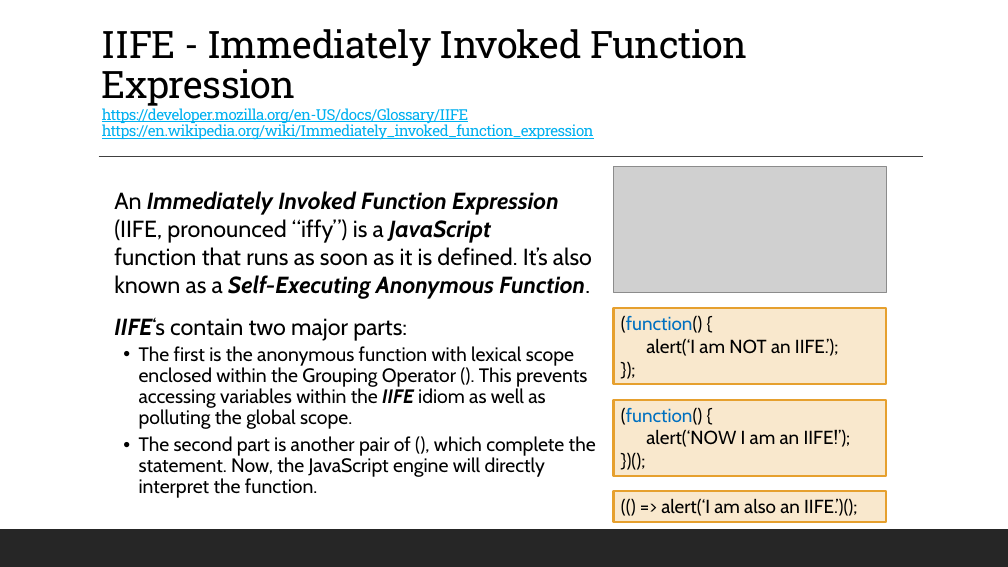
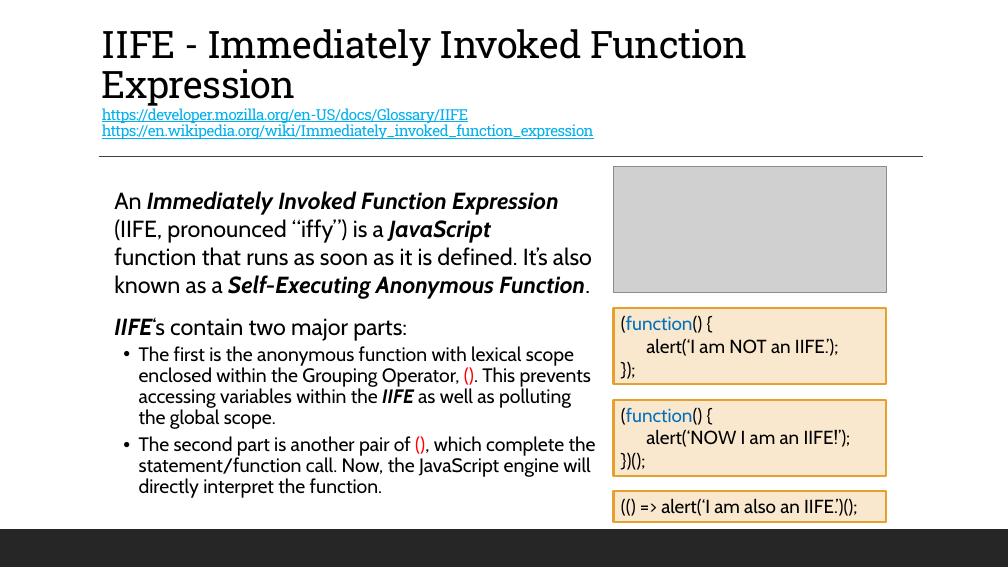
Before and after one commit to 12062021-dynamics365-uta/12062021-batch-repo, a slide deck: slide 9 of pdfs/w3/D25_.NET_JavaScriptFunctions.pptx. Drawn at 1008x567 pixels with LibreOffice and Linux fonts; fonts in the diff are those of the drawing; grey boxes stand for pictures. Boxes give left, top, right and bottom in pixels: in the first picture for what was removed or moved away, otherwise in the second. Text is boxed around its words. In the diff, an @@ line names an element or a change of style, - is before the commit and + after.

```diff
--- a/pdfs/w3/D25_.NET_JavaScriptFunctions.pptx
+++ b/pdfs/w3/D25_.NET_JavaScriptFunctions.pptx
@@ text at (x1=139, y1=346, x2=596, y2=498): text changed @@
-  • The first is the anonymous function with lexical scope enclosed within the Grouping Operator (). This prevents accessing variables within the IIFE idiom as well as polluting the global scope.
-  • The second part is another pair of (), which complete the statement. Now, the JavaScript engine will directly interpret the function.
+  • The first is the anonymous function with lexical scope enclosed within the Grouping Operator, (). This prevents accessing variables within the IIFE as well as polluting the global scope.
+  • The second part is another pair of (), which complete the statement/function call. Now, the JavaScript engine will directly interpret the function.
```
Also in this commit, not shown: 6 other slides changed, 3 other files.
